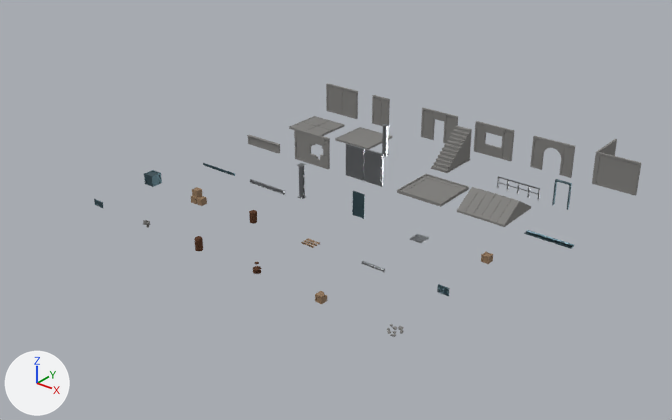
The Blender file source/ModKit.blend, before and after one commit.
Both versions are drawn from a 50 mm camera at (59.1, -72.3, 33.6) aimed at (15.6, -17.9, -0.1). Arrows for +X, +Y and +Z are at lower left; the lights stay in place. The first picture is the older version.

The older version as bpy lines, for what is in view:
```python
ob_sm_barrel = bpy.data.objects.new('SM_Barrel', me_sm_barrel)
ob_sm_barrel.location = (12.0, -24.0, 0.0)
ob_sm_barrel_open = bpy.data.objects.new('SM_Barrel_Open', me_sm_barrel_open)
ob_sm_barrel_open.location = (12.0, -30.0, 0.0)
ob_sm_crate_large = bpy.data.objects.new('SM_Crate_Large', me_sm_crate_large)
ob_sm_crate_large.location = (0.0, -24.0, 0.0)
ob_sm_crate_stack = bpy.data.objects.new('SM_Crate_Stack', me_sm_crate_stack)
ob_sm_crate_stack.location = (6.0, -24.0, 0.0)
ob_sm_pallet = bpy.data.objects.new('SM_Pallet', me_sm_pallet)
ob_sm_pallet.location = (18.0, -24.0, 0.0)
ob_sm_pipe_2m = bpy.data.objects.new('SM_Pipe_2m', me_sm_pipe_2m)
ob_sm_pipe_2m.location = (24.0, -24.0, 0.0)
ob_sm_roof_pitched_4m = bpy.data.objects.new('SM_Roof_Pitched_4m', me_sm_roof_pitched_4m)
ob_sm_roof_pitched_4m.location = (24.0, -12.0, 0.0)
ob_sm_sign_wall = bpy.data.objects.new('SM_Sign_Wall', me_sm_sign_wall)
ob_sm_sign_wall.location = (0.0, -30.0, 0.0)
ob_sm_vent_wall = bpy.data.objects.new('SM_Vent_Wall', me_sm_vent_wall)
ob_sm_vent_wall.location = (30.0, -24.0, 0.0)
# also in view: 'SM_Roof_Flat_4m' at (20.0, -10.0, 0.1); 'SM_Ceiling_4m' at (8.0, -4.0, 0.1); 'SM_Wall_Arch_4m' at (26.0, 0.1, 1.5); 'SM_Wall_Straight_4m' at (2.0, 0.1, 1.5); 'SM_Wall_Half_2m' at (7.0, 0.1, 1.5)
```
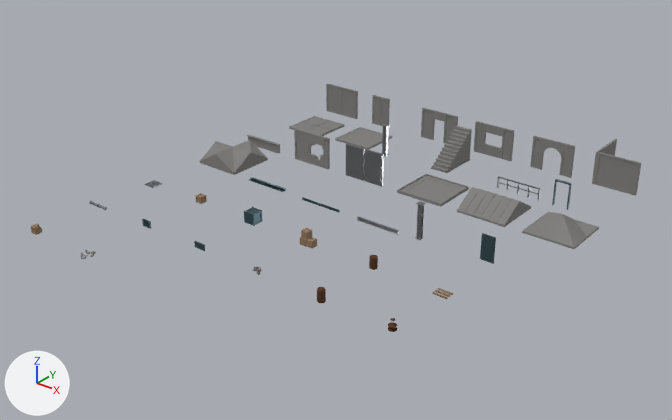
Boxes (x1, y1, x2, y2) around the edits, measured in the pictures (672 x 420 px):
'SM_Roof_Corner_4m', added
    after: (522, 212, 599, 249)
'SM_Roof_Valley_4m', added
    after: (200, 140, 268, 175)
'SM_Door_Panel', moved
    before: (352, 191, 365, 219)
    after: (480, 233, 496, 264)
'SM_Crate_Large', moved
    before: (144, 170, 162, 187)
    after: (244, 207, 263, 226)
'SM_Crate_Stack', moved
    before: (191, 187, 207, 206)
    after: (300, 228, 317, 249)
'SM_Support_Column_3m', moved
    before: (297, 163, 306, 199)
    after: (415, 201, 426, 240)
'SM_Roof_Ridge_4m', moved
    before: (524, 230, 574, 249)
    after: (249, 177, 286, 192)
'SM_Beam_4m', moved
    before: (250, 179, 285, 195)
    after: (357, 216, 399, 235)
'SM_Barrel_Open', moved
    before: (194, 236, 203, 251)
    after: (317, 287, 326, 303)
'SM_Barrel', moved
    before: (249, 210, 257, 224)
    after: (369, 255, 378, 270)
'SM_Crate_Broken', moved
    before: (315, 291, 327, 304)
    after: (31, 224, 42, 235)
'SM_Pallet', moved
    before: (301, 238, 320, 248)
    after: (432, 288, 453, 299)
'SM_Roof_Trim_4m', moved
    before: (203, 163, 235, 176)
    after: (302, 197, 340, 213)
'SM_Floor_Hatch', moved
    before: (410, 234, 429, 243)
    after: (144, 180, 162, 188)
'SM_Vent_Wall', moved
    before: (437, 284, 449, 296)
    after: (142, 219, 151, 229)
'SM_Barrel_Dented', moved
    before: (253, 262, 261, 274)
    after: (388, 318, 397, 332)
'SM_Debris_Scatter', moved
    before: (387, 324, 404, 337)
    after: (80, 250, 96, 259)
'SM_Pipe_2m', moved
    before: (362, 260, 385, 272)
    after: (89, 201, 107, 211)
'SM_Sign_Wall', moved
    before: (94, 199, 104, 208)
    after: (194, 241, 205, 251)

The edits, one by one:
Mesh me_sm_roof_valley_4m is new.
It has 121 vertices, 121 faces and spans x -0.22..4.22, y -0.22..4.22, z 0.0..1.48.
It uses material mat_m_concrete (grey #807f7c).
Mesh me_sm_roof_corner_4m is new.
It has 48 vertices, 53 faces and spans x -0.22..4.22, y -0.22..4.22, z 0.0..1.47.
It uses material mat_m_concrete (grey #807f7c).
Object 'SM_Crate_Large' (ob_sm_crate_large) moves from (0.0, -24.0, 0.0) to (12.0, -24.0, 0.0).
Object 'SM_Crate_Stack' (ob_sm_crate_stack) moves from (6.0, -24.0, 0.0) to (18.0, -24.0, 0.0).
Object 'SM_Barrel' (ob_sm_barrel) moves from (12.0, -24.0, 0.0) to (24.0, -24.0, 0.0).
Object 'SM_Pallet' (ob_sm_pallet) moves from (18.0, -24.0, 0.0) to (30.0, -24.0, 0.0).
Object 'SM_Pipe_2m' (ob_sm_pipe_2m) moves from (24.0, -24.0, 0.0) to (0.0, -30.0, 0.0).
Object 'SM_Vent_Wall' (ob_sm_vent_wall) moves from (30.0, -24.0, 0.0) to (6.0, -30.0, 0.0).
Object 'SM_Sign_Wall' (ob_sm_sign_wall) moves from (0.0, -30.0, 0.0) to (12.0, -30.0, 0.0).
Object 'SM_Barrel_Open' (ob_sm_barrel_open) moves from (12.0, -30.0, 0.0) to (24.0, -30.0, 0.0).
Object 'SM_Barrel_Dented' (ob_sm_barrel_dented) moves from (18.0, -30.0, 0.0) to (30.0, -30.0, 0.0).
Object 'SM_Crate_Broken' (ob_sm_crate_broken) moves from (24.0, -30.0, 0.0) to (0.0, -36.0, 0.0).
Object 'SM_Debris_Scatter' (ob_sm_debris_scatter) moves from (30.0, -30.0, 0.0) to (6.0, -36.0, 0.0).
Object 'SM_Roof_Ridge_4m' (ob_sm_roof_ridge_4m) moves from (30.0, -12.0, 0.0) to (6.0, -18.0, 0.0).
Object 'SM_Roof_Trim_4m' (ob_sm_roof_trim_4m) moves from (0.0, -18.0, 0.0) to (12.0, -18.0, 0.0).
Object 'SM_Beam_4m' (ob_sm_beam_4m) moves from (6.0, -18.0, 0.0) to (18.0, -18.0, 0.0).
Object 'SM_Support_Column_3m' (ob_sm_support_column_3m) moves from (12.0, -18.0, 0.0) to (24.0, -18.0, 0.0).
Object 'SM_Door_Panel' (ob_sm_door_panel) moves from (18.0, -18.0, 0.0) to (30.0, -18.0, 0.0).
Object 'SM_Floor_Hatch' (ob_sm_floor_hatch) moves from (24.0, -18.0, 0.0) to (0.0, -24.0, 0.0).
Object 'SM_Roof_Valley_4m' (ob_sm_roof_valley_4m) is new; it shows me_sm_roof_valley_4m.
Its location is (0.0, -18.0, 0.0).
Object 'SM_Roof_Corner_4m' (ob_sm_roof_corner_4m) is new; it shows me_sm_roof_corner_4m.
Its location is (30.0, -12.0, 0.0).
